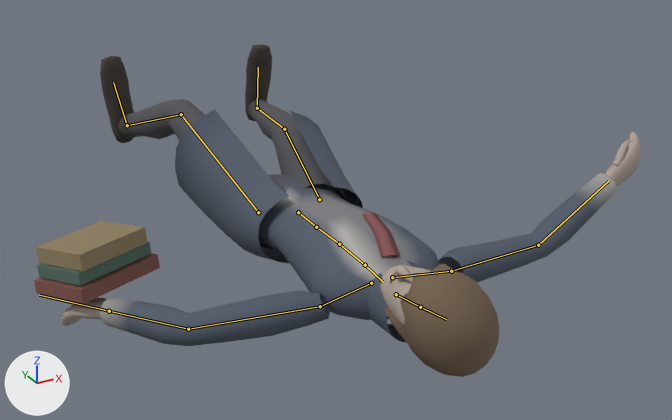
The glTF model assets/models/characters/elend.glb as it was, and as the next commit left it.
Rendered twice from a camera (50 mm lens) standing at (-1.052, -2.461, 1.162) and looking at (0.127, -0.317, 0.09). Lighting does not change. The marker at lower left points along +X, +Y and +Z. The older version comes first. Both versions are drawn at frame 31 of the action 'die'; the numbers are the values there. The bones that change, and the others that lie on the model, are drawn over the model as lines.

In view in the first picture: 'Elend'.
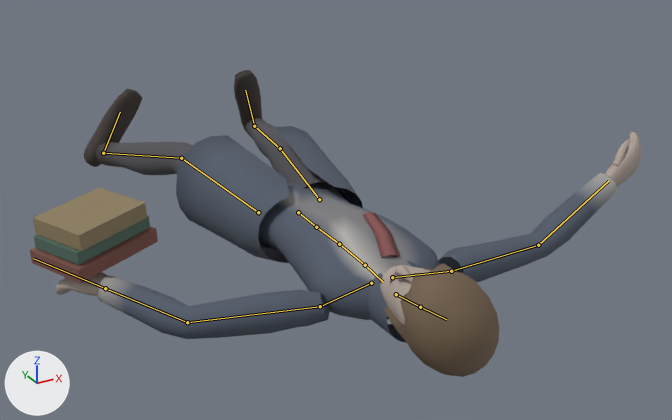
Location of each change, [x1, y1, x2, y2] in pixels of the pictures (672 x 420 px):
'Elend', posed (8% shorter)
    before: [34, 45, 641, 377]
    after: [30, 70, 641, 377]
bone 'LeftUpperArm', root to tip
    before: (320, 306) to (188, 329)
    after: (320, 306) to (187, 322)
bone 'RightUpperLeg', root to tip
    before: (319, 199) to (284, 129)
    after: (319, 199) to (280, 148)
bone 'RightLowerLeg', root to tip
    before: (284, 129) to (257, 108)
    after: (280, 148) to (254, 126)
bone 'RightFoot', root to tip
    before: (257, 108) to (258, 67)
    after: (254, 126) to (245, 90)
bone 'LeftUpperLeg', root to tip
    before: (258, 212) to (181, 114)
    after: (258, 212) to (181, 158)
bone 'LeftLowerLeg', root to tip
    before: (181, 114) to (127, 125)
    after: (181, 158) to (103, 153)
bone 'LeftFoot', root to tip
    before: (127, 125) to (113, 82)
    after: (103, 153) to (120, 112)

The change in detail:
Bone 'LeftUpperArm' (bone_leftupperarm) turns from (24, 97, 56) to (5, 87, 37) degrees about its own x, y and z.
Bone 'RightUpperLeg' (bone_rightupperleg) turns from (8, 1, -12) to (-1, -15, -10) degrees about its own x, y and z.
Bone 'RightLowerLeg' (bone_rightlowerleg) turns from (-12, 0, 0) to (-4, 0, 0) degrees about its own x, y and z.
Bone 'RightFoot' (bone_rightfoot) turns from (25, 1, 1) to (38, 1, 1) degrees about its own x, y and z.
Bone 'LeftUpperLeg' (bone_leftupperleg) turns from (24, -4, 8) to (3, 35, 10) degrees about its own x, y and z.
Bone 'LeftLowerLeg' (bone_leftlowerleg) turns from (-40, 0, 0) to (-14, 0, 0) degrees about its own x, y and z.
Bone 'LeftFoot' (bone_leftfoot) turns from (25, -1, -1) to (34, -1, -1) degrees about its own x, y and z.
